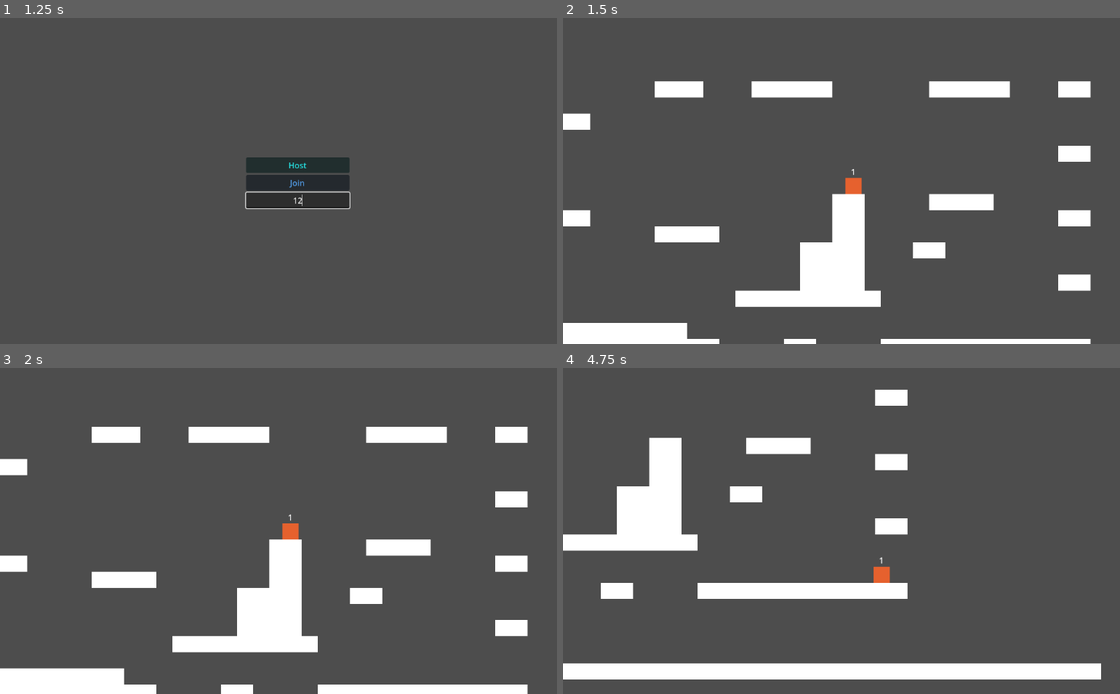
Above: before the commit, frames 1-4 (two rows, left to right).
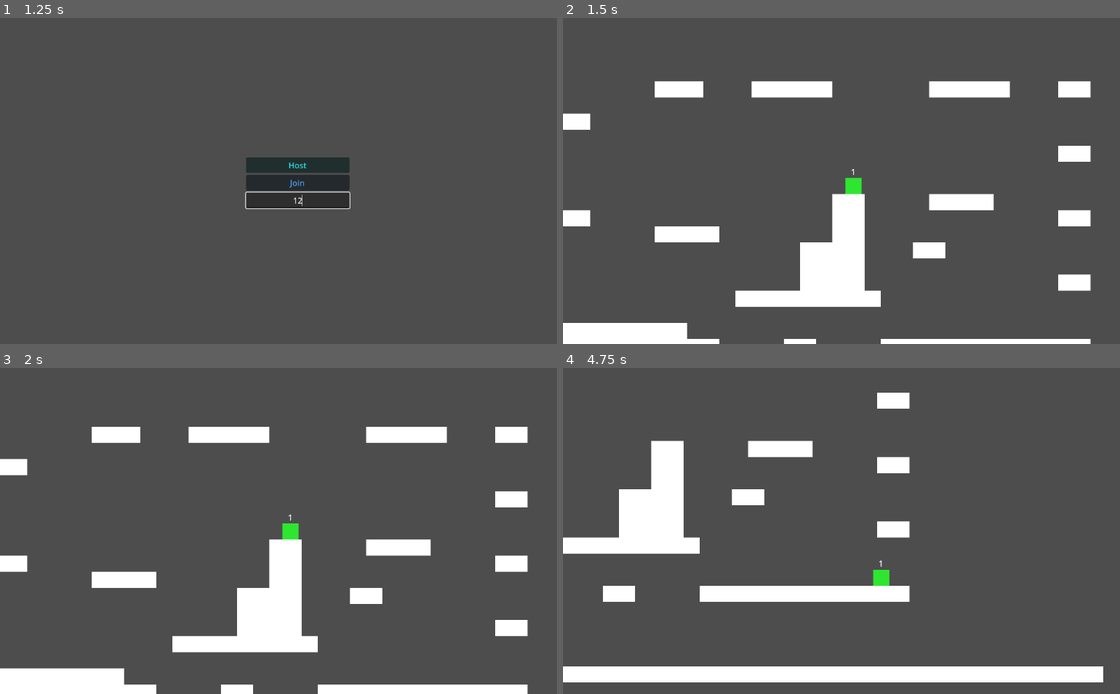
Above: after the commit, the same moments.

Repository: ramalhoproject/echoes-of-arena
Game: Godot game, scene res://maps/Lobby.tscn
Same seed, same stepped clock (60 frames per second), same inputs: the game is played once before the commit and once after it.
Inputs (mouse positions are in pixels of both pictures, inside the frame that each line leads up to):
- Up to frame 1 (1.25 s): click (295, 200) at 0.52 s; type "12" at 0.6 s
- Up to frame 2 (1.5 s): click "Host" at 1.25 s
- Up to frame 3 (2 s): no input
- Up to frame 4 (4.75 s): hold Up (ui_up) 2.03-2.78 s; hold Right (ui_right) 2.03-3.53 s; tap Up (ui_up) at 2.85, 3.02, 3.32, 4.35, 4.52 s; hold Left (ui_left) 3.53-4.28 s; hold Up (ui_up) 3.53-4.28 s; hold Right (ui_right) from 4.28 s (still down)

Frame 1 is identical in both runs. In frame 2, 0.2% of the frame differs, in the area x 50-54%, y 48-55%; in frame 3, 0.2%; in frame 4, 4.7%, in the area x 0-97%, y 6-97%.

Commit message:
Separar Input de Simulação e Sincronização visual (posição, animação)
Separado Input de Simulação física
Input só no authority
Código preparado para escalar

Sincronização visual (posição, animação)
Sync apenas do necessário

Diff:
--- a/maps/Arena01.tscn
+++ b/maps/Arena01.tscn
@@ -31,5 +31,3 @@
 position = Vector2(0, -1)
 tile_map_data = PackedByteArray("AAAAABIAAQAAAAAAAAABABIAAQAAAAAAAAACABIAAQAAAAAAAAADABIAAQAAAAAAAAAEABIAAQAAAAAAAAAFAB …(2784 unchanged characters)…
 tile_set = SubResource("TileSet_v461v")
-
-[node name="PlayerSpawnNode" type="Node2D" parent="."]
--- a/player/Player.tscn
+++ b/player/Player.tscn
@@ -1,42 +1,47 @@
-[gd_scene load_steps=7 format=3 uid="uid://c4p235atv2hkb"]
+[gd_scene load_steps=8 format=3 uid="uid://c4p235atv2hkb"]
 
 [ext_resource type="Script" uid="uid://cwmhcwd72ibkt" path="res://player/PlayerMovement.gd" id="1_gfjak"]
 [ext_resource type="Texture2D" uid="uid://brfnno6amr6wl" path="res://assets/white_square.png" id="2_gfjak"]
-[ext_resource type="Script" uid="uid://bbcdp1e8iqwmr" path="res://player/PlayerCustomization.gd" id="3_83hs8"]
+[ext_resource type="Script" uid="uid://bbcdp1e8iqwmr" path="res://player/PlayerVisual.gd" id="3_83hs8"]
 [ext_resource type="Script" uid="uid://h6p1av6jpyjb" path="res://player/CameraPlayer.gd" id="3_wnvi2"]
+[ext_resource type="Script" uid="uid://cyq5b6uob4l76" path="res://player/PlayerInput.gd" id="5_x8kxw"]
 
 [sub_resource type="RectangleShape2D" id="RectangleShape2D_4kuee"]
 size = Vector2(32, 32)
 
 [sub_resource type="SceneReplicationConfig" id="SceneReplicationConfig_gfjak"]
-properties/0/path = NodePath(".:position")
+properties/0/path = NodePath("PlayerName:text")
 properties/0/spawn = true
 properties/0/replication_mode = 1
-properties/1/path = NodePath("Sprite2D:modulate")
+properties/1/path = NodePath(".:position")
 properties/1/spawn = true
 properties/1/replication_mode = 1
-properties/2/path = NodePath(".:motion_mode")
+properties/2/path = NodePath("PlayerVisual:modulate")
 properties/2/spawn = true
 properties/2/replication_mode = 1
-properties/3/path = NodePath("PlayerName:text")
-properties/3/spawn = true
-properties/3/replication_mode = 1
 
-[node name="Player" type="CharacterBody2D"]
+[node name="Player" type="CharacterBody2D" node_paths=PackedStringArray("playerInput")]
 script = ExtResource("1_gfjak")
+playerInput = NodePath("PlayerInput")
 
-[node name="Sprite2D" type="Sprite2D" parent="."]
+[node name="PlayerVisual" type="Sprite2D" parent="." node_paths=PackedStringArray("sprite", "playerNameLabel")]
 texture = ExtResource("2_gfjak")
 script = ExtResource("3_83hs8")
+sprite = NodePath(".")
+playerNameLabel = NodePath("../PlayerName")
+
+[node name="PlayerInput" type="Node2D" parent="."]
+script = ExtResource("5_x8kxw")
+
+[node name="Camera2D" type="Camera2D" parent="."]
+script = ExtResource("3_wnvi2")
 
 [node name="CollisionShape2D" type="CollisionShape2D" parent="."]
 shape = SubResource("RectangleShape2D_4kuee")
 
 [node name="MultiplayerSynchronizer" type="MultiplayerSynchronizer" parent="."]
 replication_config = SubResource("SceneReplicationConfig_gfjak")
-
-[node name="Camera2D" type="Camera2D" parent="."]
-script = ExtResource("3_wnvi2")
+visibility_update_mode = 1
 
 [node name="PlayerName" type="Label" parent="."]
 anchors_preset = 8
--- /dev/null
+++ b/player/PlayerInput.gd
@@ -0,0 +1,11 @@
+extends Node
+
+var movementDirection := 0
+var jumpPressed := false
+
+func _process(_delta):
+	if not get_parent().is_multiplayer_authority():
+		return
+
+	movementDirection = Input.get_axis("ui_left", "ui_right")
+	jumpPressed = Input.is_action_pressed("ui_up")
--- a/player/PlayerMovement.gd
+++ b/player/PlayerMovement.gd
@@ -5,6 +5,8 @@
 @export var speed := 300 # Velocidade horizontal do player
 @export var jumpForce := 550 # Força aplicada ao pulo
 @export var gravity := 1200 # Valor da gravidade aplicada quando o player está no ar
+
+@export var playerInput: Node2D
 
 func _enter_tree():
 	# O nome do node é o peer_id (definido pelo servidor no spawn)
@@ -33,11 +35,10 @@
 		velocity.y += gravity * delta
 
 	# Captura input horizontal
-	var dir := Input.get_axis("ui_left", "ui_right")
-	velocity.x = dir * speed
+	velocity.x = playerInput.movementDirection * speed
 
 	# Executa pulo se estiver no chão
-	if Input.is_action_just_pressed("ui_up") and is_on_floor():
+	if playerInput.jumpPressed and is_on_floor():
 		velocity.y = -jumpForce
 
 	# Move o player respeitando colisões
--- a/player/PlayerCustomization.gd
+++ b/player/PlayerVisual.gd
@@ -2,10 +2,10 @@
 # Script responsável apenas pela identidade visual do player.
 # Controla a geração, aplicação e sincronização da cor do player no multiplayer.
 
-@onready var sprite := $"../Sprite2D"
+@export var sprite: Sprite2D
 # Referência ao Sprite2D do Player.
 
-@onready var playerNameLabel := $"../PlayerName"
+@export var playerNameLabel: Label
 # Referência ao Label do Player.
 
 var playerColor: Color
Not shown, added: player/PlayerInput.gd.uid
Renamed: player/PlayerCustomization.gd.uid -> player/PlayerVisual.gd.uid
